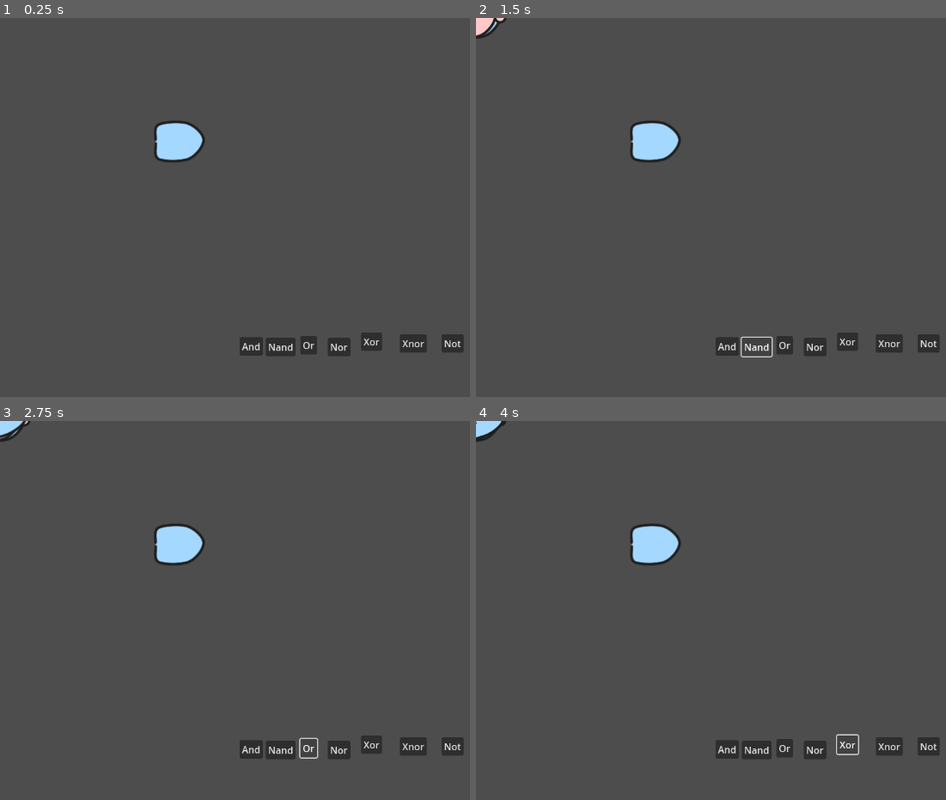
Above: before the commit, frames 1-4 (two rows, left to right).
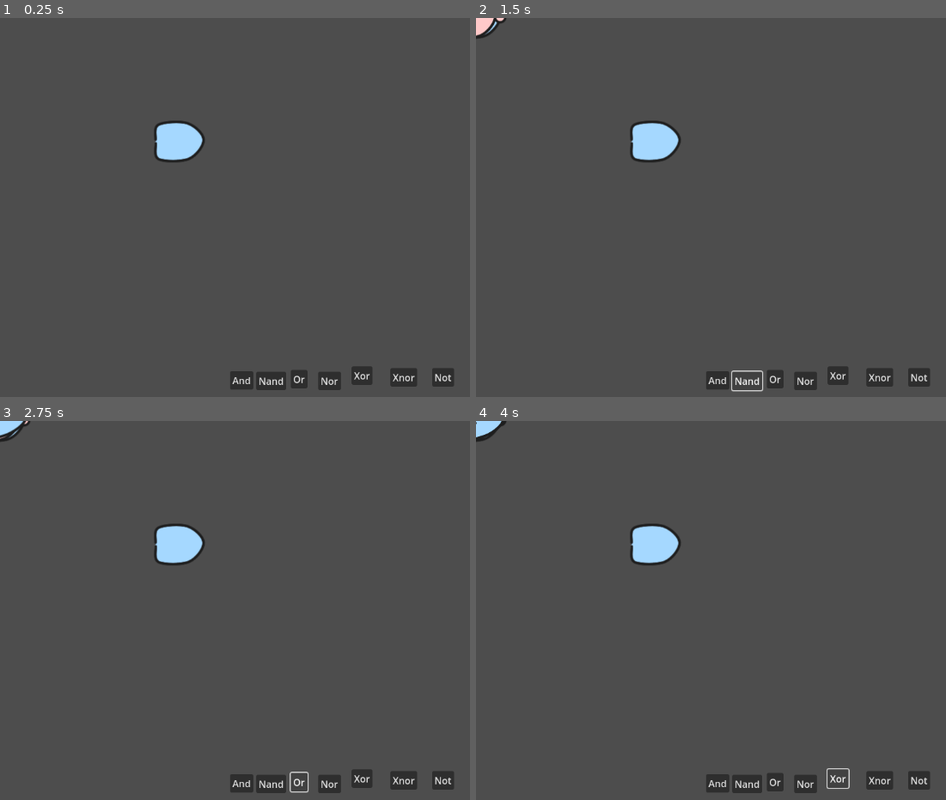
Above: after the commit, the same moments.

Repository: sininen-blue/logic-gate-game
Game: Godot game, scene res://main.tscn
Two runs of this game, one before a commit and one after it. Both use one fixed random seed, a clock stepped at 60 frames per second and the inputs below.
Inputs:
- Up to frame 1 (0.25 s): no input
- Up to frame 2 (1.5 s): click "And" at 0.5 s; click "Nand" at 1.25 s
- Up to frame 3 (2.75 s): click "Or" at 2 s
- Up to frame 4 (4 s): click "Nor" at 2.75 s; click "Xor" at 3.5 s

The runs differ from the first frame. In frame 1, 3.0% of the frame differs, in the area x 48-99%, y 82-99%; in frame 2, 2.7%; in frame 3, 2.8%; in frame 4, 2.8%.

Commit message:
deleteable

Diff:
--- /dev/null
+++ b/gates/deletable.gd
@@ -0,0 +1,26 @@
+extends Node
+
+signal kill_me(source)
+
+var hovering : bool = false
+
+@onready var parent : Area2D = get_parent()
+@onready var main : Node2D = get_parent().get_parent()
+
+func _ready() -> void:
+	parent.mouse_entered.connect(_on_mouse_entered)
+	parent.mouse_exited.connect(_on_mouse_exited)
+
+	self.kill_me.connect(main._on_gate_kill)
+
+# not 100% reliable
+# BUG: deleting with a connections doesn't delete the connection
+func _input(event: InputEvent) -> void:
+	if event.is_action_pressed("right_click"):
+		kill_me.emit(parent)
+
+func _on_mouse_entered() -> void:
+	hovering = true
+
+func _on_mouse_exited() -> void:
+	hovering = false
--- /dev/null
+++ b/gates/deletable.tscn
@@ -0,0 +1,6 @@
+[gd_scene load_steps=2 format=3 uid="uid://br4426jago14n"]
+
+[ext_resource type="Script" path="res://gates/deletable.gd" id="1_ai354"]
+
+[node name="Deletable" type="Node"]
+script = ExtResource("1_ai354")
--- a/gates/gate_scenes/and_gate.tscn
+++ b/gates/gate_scenes/and_gate.tscn
@@ -1,7 +1,8 @@
-[gd_scene load_steps=6 format=3 uid="uid://c5qlhvya4xd5v"]
+[gd_scene load_steps=7 format=3 uid="uid://c5qlhvya4xd5v"]
 
 [ext_resource type="PackedScene" uid="uid://bvh24svr303g1" path="res://gates/draggable.tscn" id="1_syx0w"]
 [ext_resource type="Texture2D" uid="uid://dos22tbxndw5a" path="res://assets/and.png" id="2_hdlb4"]
+[ext_resource type="PackedScene" uid="uid://br4426jago14n" path="res://gates/deletable.tscn" id="2_ub82l"]
 [ext_resource type="PackedScene" uid="uid://wwlufhgwhth4" path="res://gates/input_area.tscn" id="3_jwepu"]
 [ext_resource type="PackedScene" uid="uid://b10g0m66gwypw" path="res://gates/output_area.tscn" id="4_8uoy4"]
 
@@ -11,6 +12,8 @@
 [node name="AndGate" type="Area2D" groups=["gates"]]
 
 [node name="Draggable" parent="." instance=ExtResource("1_syx0w")]
+
+[node name="Deletable" parent="." instance=ExtResource("2_ub82l")]
 
 [node name="CollisionShape2D" type="CollisionShape2D" parent="."]
 position = Vector2(0, 1)
--- a/globals/grab_variables.gd
+++ b/globals/grab_variables.gd
@@ -123,6 +123,17 @@
 	if current_gate != null and state != MOVING_GATE:
 		current_gate = null
 
+func _on_gate_kill(source: Area2D):
+	# TODO: check if that child has any active connections
+
+	# for connections
+	# if connection.start or end == source
+	# remove connection
+	# remove child
+
+	remove_child(source)
+
+# connections
 
 
 var connections : Array
@@ -172,7 +183,8 @@
 			if con_type == Con_Type.INPUT:
 				potential_close = source
 
-
+# TODO BUG: issue where if you hover over a connection point, it doesn't get nulled
+# so
 func _on_input_unhover(source : Area2D):
 	if current_connection != null and state != CREATING_CONNECTION:
 		current_connection = null
--- a/main.tscn
+++ b/main.tscn
@@ -23,10 +23,10 @@
 [node name="MainUI" type="Control" parent="."]
 layout_mode = 3
 anchors_preset = 0
-offset_left = 669.0
-offset_top = 602.0
-offset_right = 669.0
-offset_bottom = 602.0
+offset_left = 653.0
+offset_top = 659.0
+offset_right = 653.0
+offset_bottom = 659.0
 metadata/_edit_use_anchors_ = true
 
 [node name="And" type="Button" parent="MainUI"]
--- a/project.godot
+++ b/project.godot
@@ -28,3 +28,8 @@
 "events": [Object(InputEventMouseButton,"resource_local_to_scene":false,"resource_name":"","device":-1,"window_id":0,"a …(253 unchanged characters)…
 ]
 }
+right_click={
+"deadzone": 0.5,
+"events": [Object(InputEventMouseButton,"resource_local_to_scene":false,"resource_name":"","device":-1,"window_id":0,"alt_pressed":false,"shift_pressed":false,"ctrl_pressed":false,"meta_pressed":false,"button_mask":0,"position":Vector2(0, 0),"global_position":Vector2(0, 0),"factor":1.0,"button_index":2,"canceled":false,"pressed":false,"double_click":false,"script":null)
+]
+}
